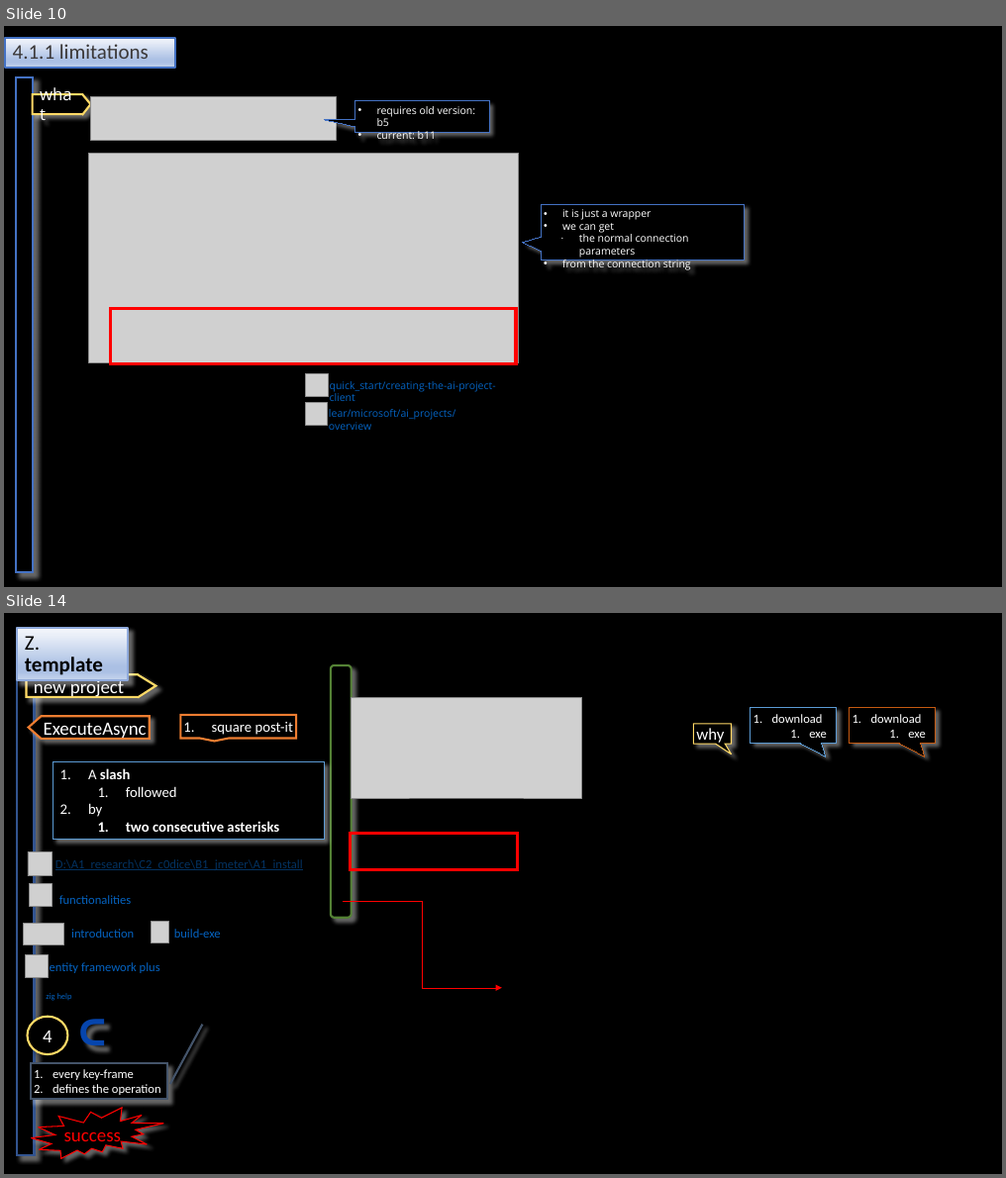
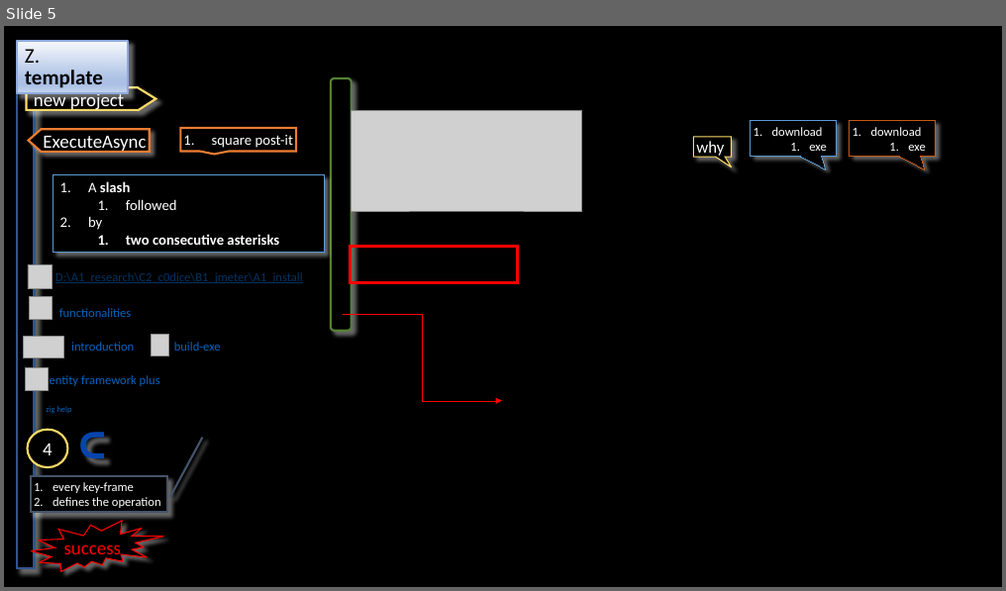
Before and after one commit to 1010836/portfolio, a slide deck: foundry/foundry.odp. Shown one above the other, each under a label of ours: slides 10 and 14 before the commit, slide 5 after it; the slides between them are not shown. The pictures are 1006x1178 and 1006x591 pixels, drawn with LibreOffice and Linux fonts; fonts in the diff are those of the drawing; grey boxes stand for pictures; background and template pictures are left out. Boxes give left, top, right and bottom in pixels: in the first picture for what was removed or moved away, otherwise in the second. Text is boxed around its words. In the diff, an @@ line names an element or a change of style, - is before the commit and + after.

```diff
--- a/foundry/foundry.odp
+++ b/foundry/foundry.odp
@@ slide 10 removed at (4, 26, 1002, 587), background #000000 @@
@@ title removed at (5, 37, 175, 68) @@
-4.1.1 limitations
@@ rectangle removed at (16, 77, 33, 572) @@
@@ freeform shape removed at (33, 94, 91, 114) @@
-what
@@ picture removed at (90, 96, 336, 140) @@
@@ speech box removed at (355, 101, 489, 132) @@
-• requires old version: b5
-• current: b11
@@ picture removed at (88, 154, 519, 364) @@
@@ speech box removed at (541, 204, 745, 261) @@
-• it is just a wrapper
-• we can get
-  • the normal connection parameters
-• from the connection string
@@ rectangle removed at (110, 309, 516, 365) @@
@@ picture removed at (306, 374, 328, 396) @@
@@ text removed at (330, 381, 496, 401) @@
-quick_start/creating-the-ai-project-client
@@ picture removed at (305, 402, 328, 425) @@
@@ text removed at (329, 409, 456, 430) @@
-lear/microsoft/ai_projects/overview
@@ what was slide 14 is now slide 5 @@
```
Also in this commit, not shown: 3 slides changed, 1 slide added, 9 other slides removed, 1 other file.
